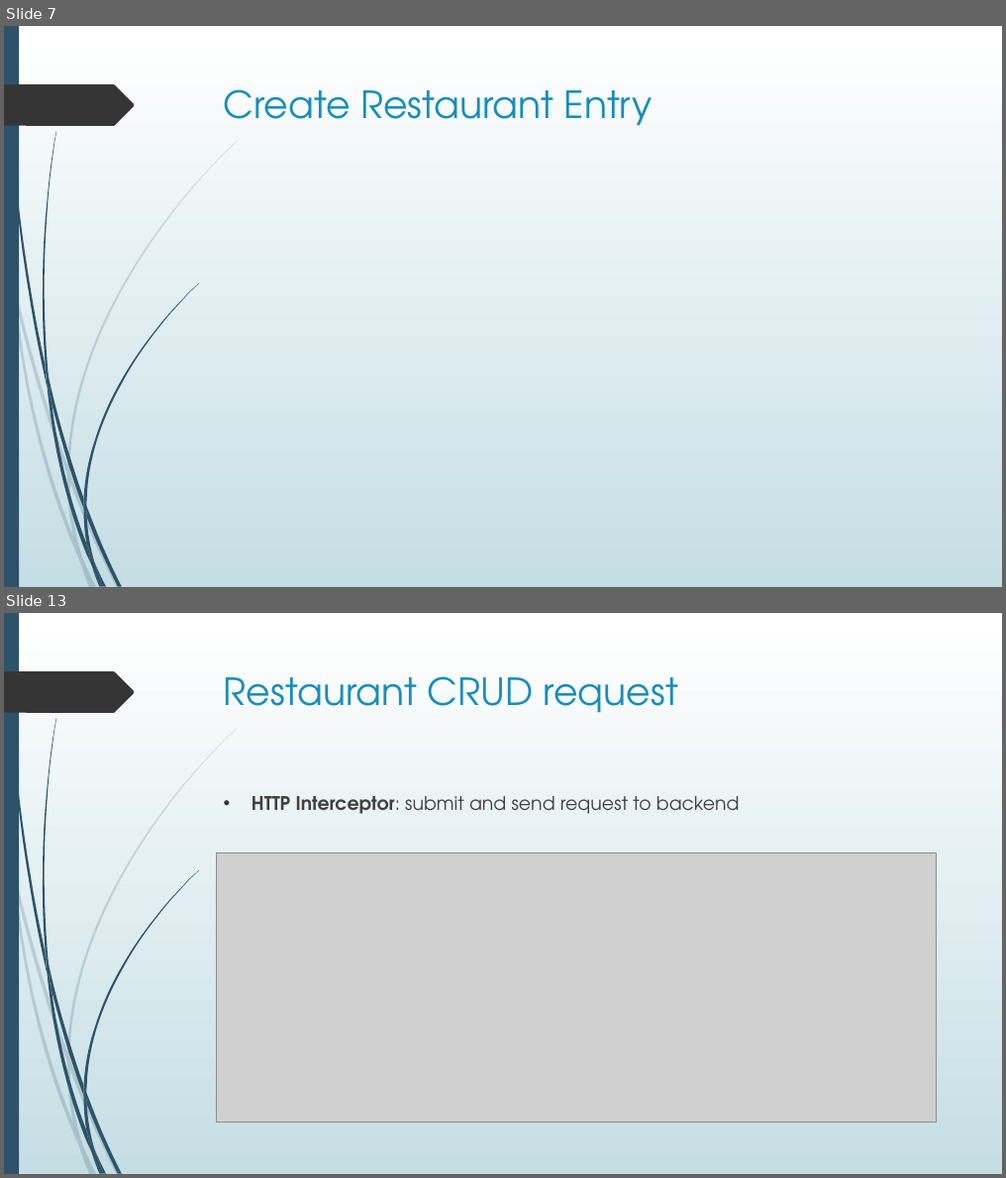
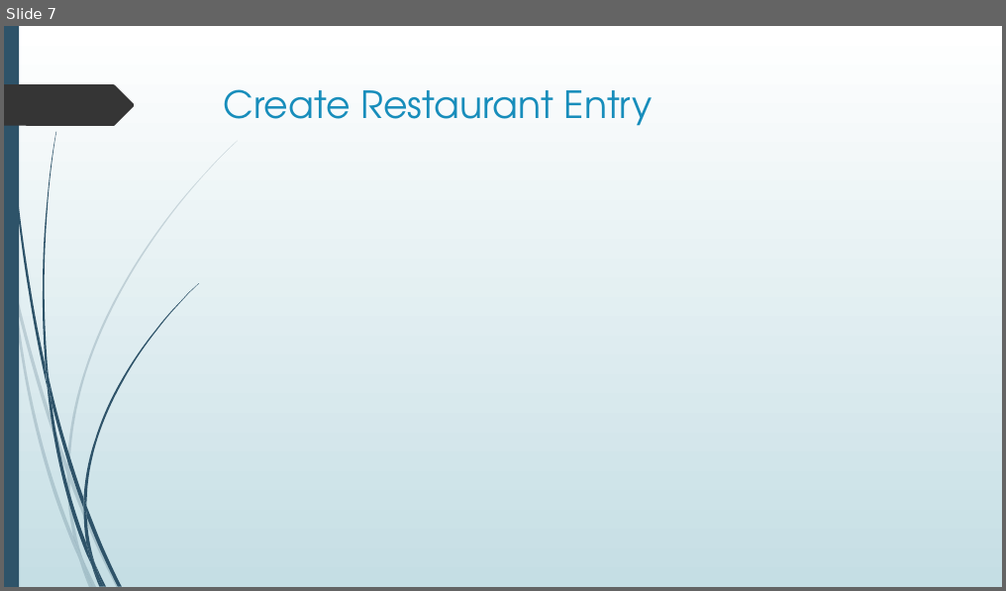
Before and after one commit to thienanmum/restaurantfinder, a slide deck: docs/RestaurantFinder.pptx. Shown one above the other, each under a label of ours: slides 7 and 13 before the commit, slide 7 after it; the slides between them are not shown. The pictures are 1006x1178 and 1006x591 pixels, drawn with LibreOffice and Linux fonts; fonts in the diff are those of the drawing; grey boxes stand for pictures. Boxes give left, top, right and bottom in pixels: in the first picture for what was removed or moved away, otherwise in the second. Text is boxed around its words. In the diff, an @@ line names an element or a change of style, - is before the commit and + after.

```diff
--- a/docs/RestaurantFinder.pptx
+++ b/docs/RestaurantFinder.pptx
@@ slide 13 removed at <box>4,613,1002,1174</box>, background gradient #FFFFFF to #C5DEE5; not listed: 24 template elements that a slide beside it also shows @@
@@ title removed at <box>224,676,678,713</box> @@
-Restaurant CRUD request
@@ text removed at <box>252,796,740,814</box> @@
-• HTTP Interceptor: submit and send request to backend
@@ picture removed at <box>216,854,936,1122</box> @@
```
Also in this commit, not shown: 1 slide changed, 2 slides added, 6 other slides removed.
